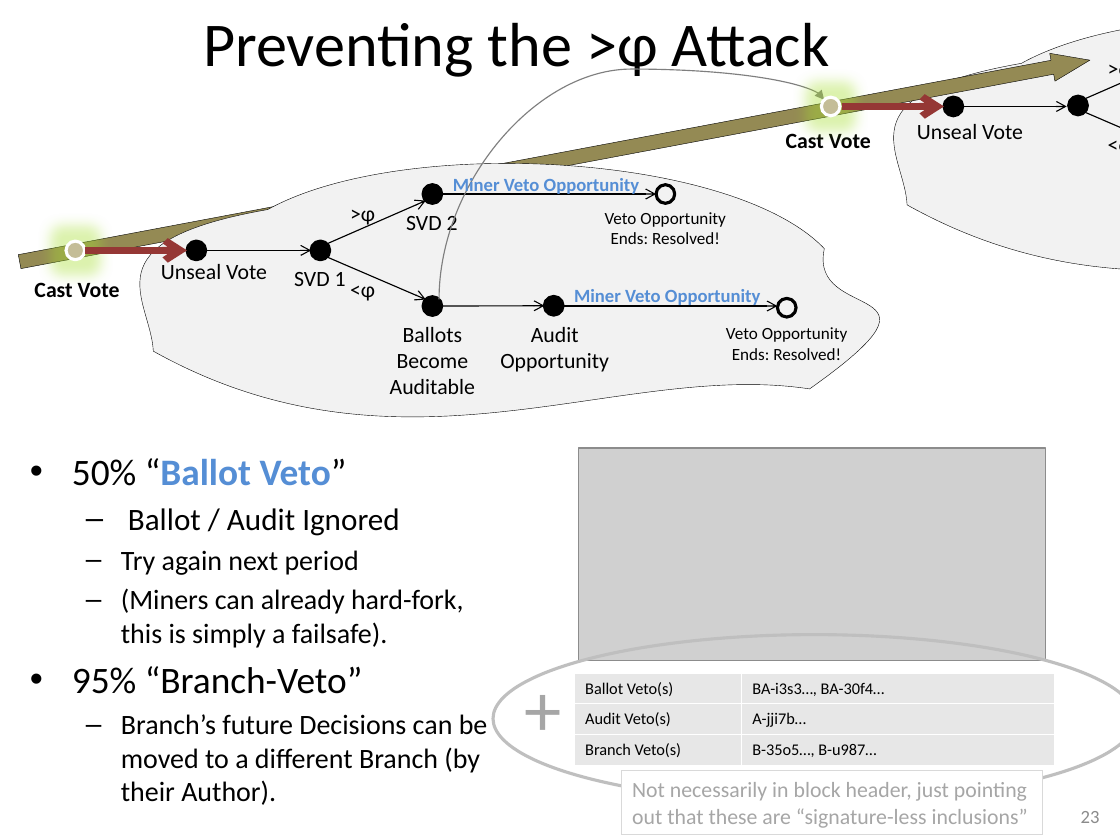
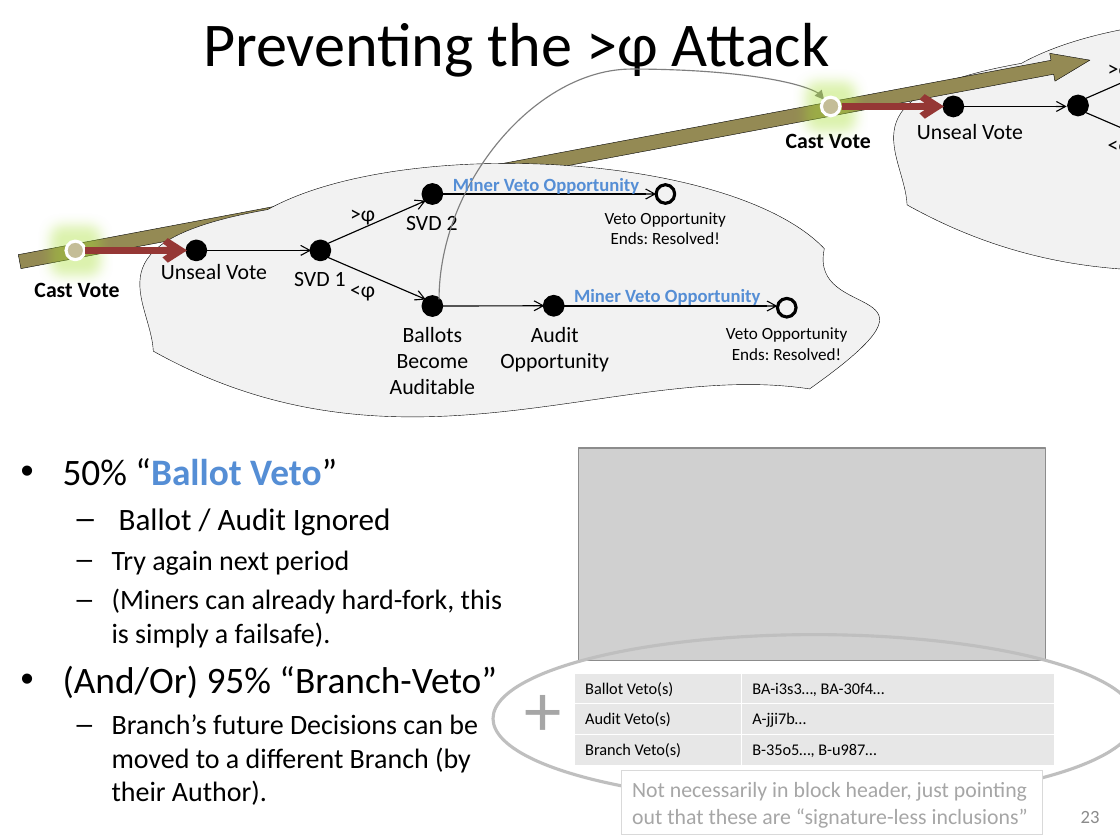
Before and after one commit to truthcoin/www.truthcoin.info, a slide deck: slide 23 of presentations/truthcoin-outcomes.pptx. Drawn at 1120x840 pixels with LibreOffice and Linux fonts; fonts in the diff are those of the drawing; grey boxes stand for pictures. Boxes give left, top, right and bottom in pixels: in the first picture for what was removed or moved away, otherwise in the second. Text is boxed around its words. In the diff, an @@ line names an element or a change of style, - is before the commit and + after.

```diff
--- a/presentations/truthcoin-outcomes.pptx
+++ b/presentations/truthcoin-outcomes.pptx
@@ text "50% “Ballot Veto”": place and size @@
-text "50% “Ballot Veto”" at box(72, 458, 488, 805)
+text "50% “Ballot Veto”" at box(63, 458, 502, 805)
@@ text at box(63, 666, 497, 698): text changed @@
-• 95% “Branch-Veto”
+• (And/Or) 95% “Branch-Veto”
```
Also in this commit, not shown: 12 other slides changed, 1 slide added, 5 other files.
